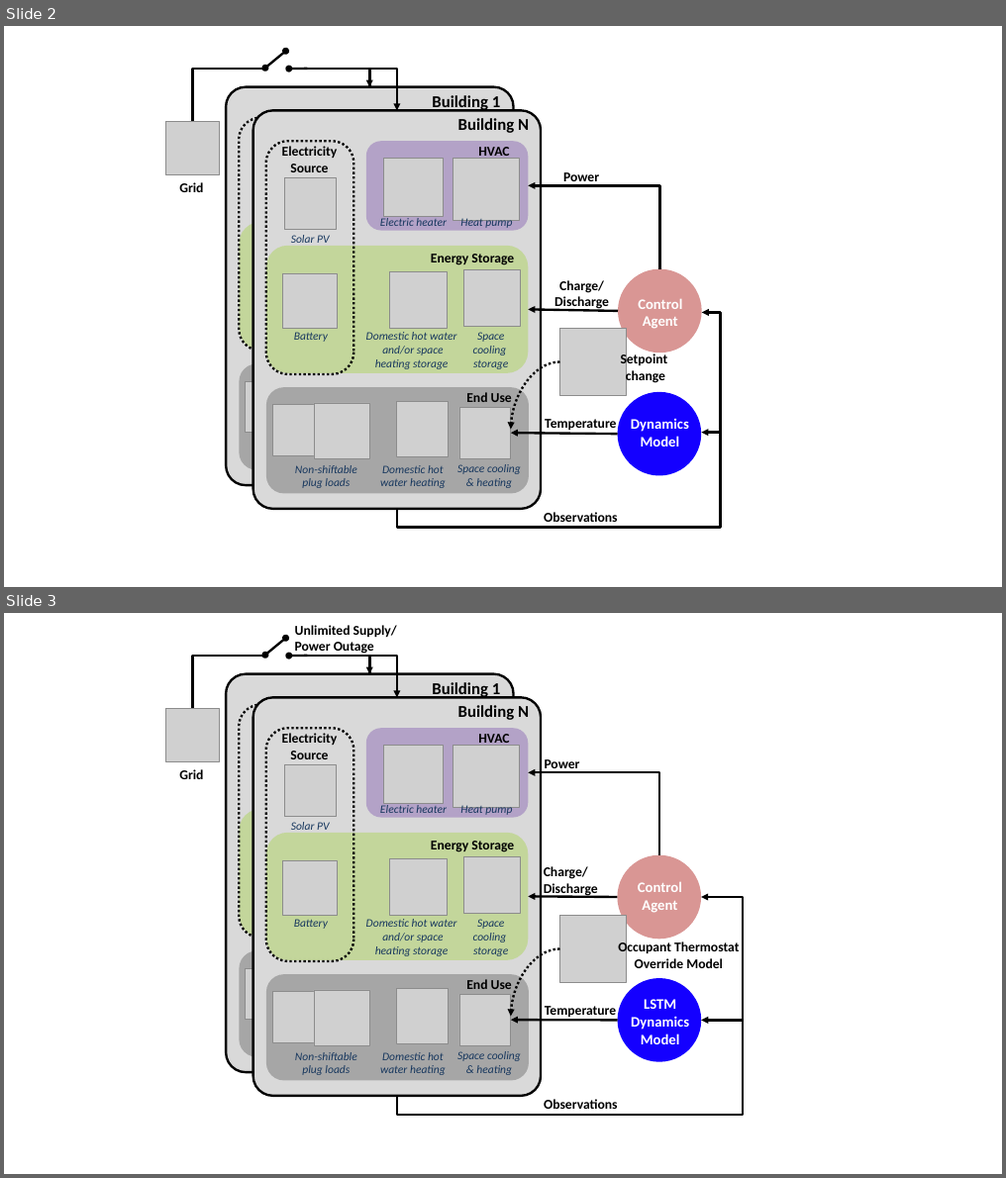
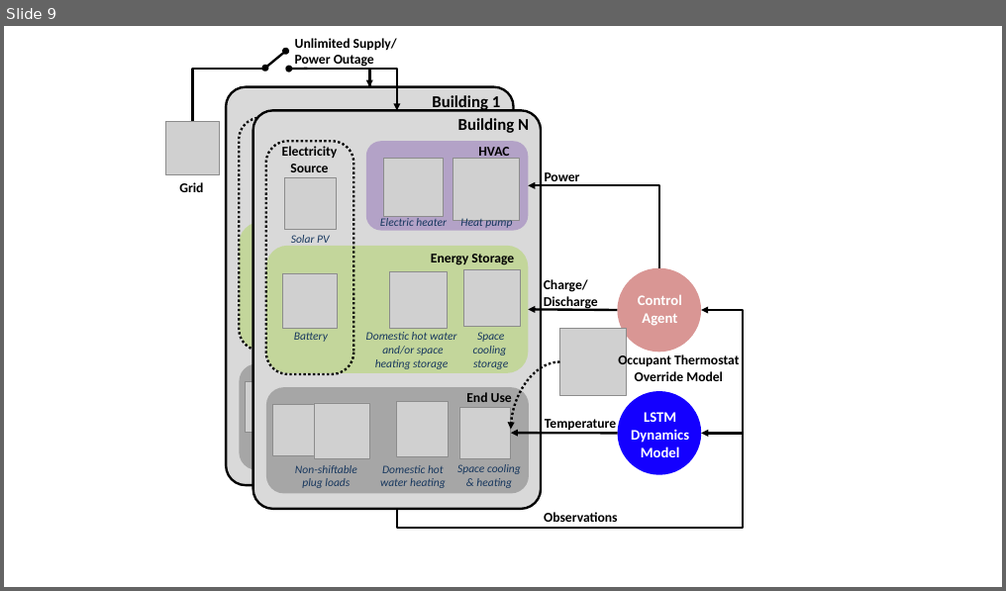
Before and after one commit to intelligent-environments-lab/CityLearn, a slide deck: assets/images/citylearn_systems.pptx. Shown one above the other, each under a label of ours: slides 2 and 3 before the commit, slide 9 after it. The pictures are 1006x1178 and 1006x591 pixels, drawn with LibreOffice and Linux fonts; fonts in the diff are those of the drawing; grey boxes stand for pictures. Boxes give left, top, right and bottom in pixels: in the first picture for what was removed or moved away, otherwise in the second. Text is boxed around its words. In the diff, an @@ line names an element or a change of style, - is before the commit and + after.

Commit message:
Updated schematics source

```diff
--- a/assets/images/citylearn_systems.pptx
+++ b/assets/images/citylearn_systems.pptx
@@ slide 2 removed at bbox=[4, 26, 1002, 587], background #FFFFFF @@
@@ double arrow removed from (265, 68) to (285, 51) @@
@@ rectangle removed at bbox=[266, 49, 286, 82] @@
@@ elbow arrow removed from (193, 121) to (370, 87) @@
@@ arrow removed from (307, 69) to (289, 69) @@
@@ elbow arrow removed from (370, 87) to (397, 110) @@
@@ group removed at bbox=[226, 87, 513, 485]: 4 rounded rectangles, 4 texts, 1 picture @@
-Electricity
-Source
-Battery
-Solar PV
-Building 1
@@ picture removed at bbox=[165, 121, 220, 174] @@
@@ text removed at bbox=[563, 173, 599, 185] @@
-Power
@@ text removed at bbox=[179, 182, 203, 192] @@
-Grid
@@ elbow arrow removed from (659, 270) to (528, 185) @@
@@ text removed at bbox=[554, 280, 609, 310] @@
-Charge/
-Discharge
@@ ellipse removed at bbox=[618, 270, 702, 353] @@
@@ elbow arrow removed from (397, 509) to (702, 313) @@
@@ arrow removed from (618, 311) to (528, 310) @@
@@ text removed at bbox=[638, 299, 682, 329] @@
-Control
-Agent
@@ group removed at bbox=[253, 110, 541, 509]: 14 texts, 10 pictures, 5 rounded rectangles @@
-Electricity
-Source
-Energy Storage
-End Use
-HVAC
-Electric heater
-Heat pump
-Non-shiftable
-plug loads
-Domestic hot water heating
-Space cooling & heating
-Domestic hot water and/or space
-heating storage
-Battery
-Solar PV
-Building N
-Space
-cooling
-storage
@@ picture removed at bbox=[560, 329, 627, 396] @@
@@ curved arrow removed from (560, 363) to (511, 430) @@
@@ text removed at bbox=[621, 353, 668, 384] @@
-Setpoint
-change
@@ ellipse removed at bbox=[618, 392, 702, 475] @@
@@ arrow removed from (618, 434) to (511, 433) @@
@@ text removed at bbox=[545, 419, 616, 430] @@
-Temperature
@@ text removed at bbox=[631, 418, 689, 447] @@
-Dynamics
-Model
@@ arrow removed from (721, 433) to (702, 433) @@
@@ text removed at bbox=[544, 512, 618, 527] @@
-Observations
@@ what was slide 3 is now slide 9 @@
```
Also in this commit, not shown: 4 slides changed, 3 slides added, 8 other slides removed.
